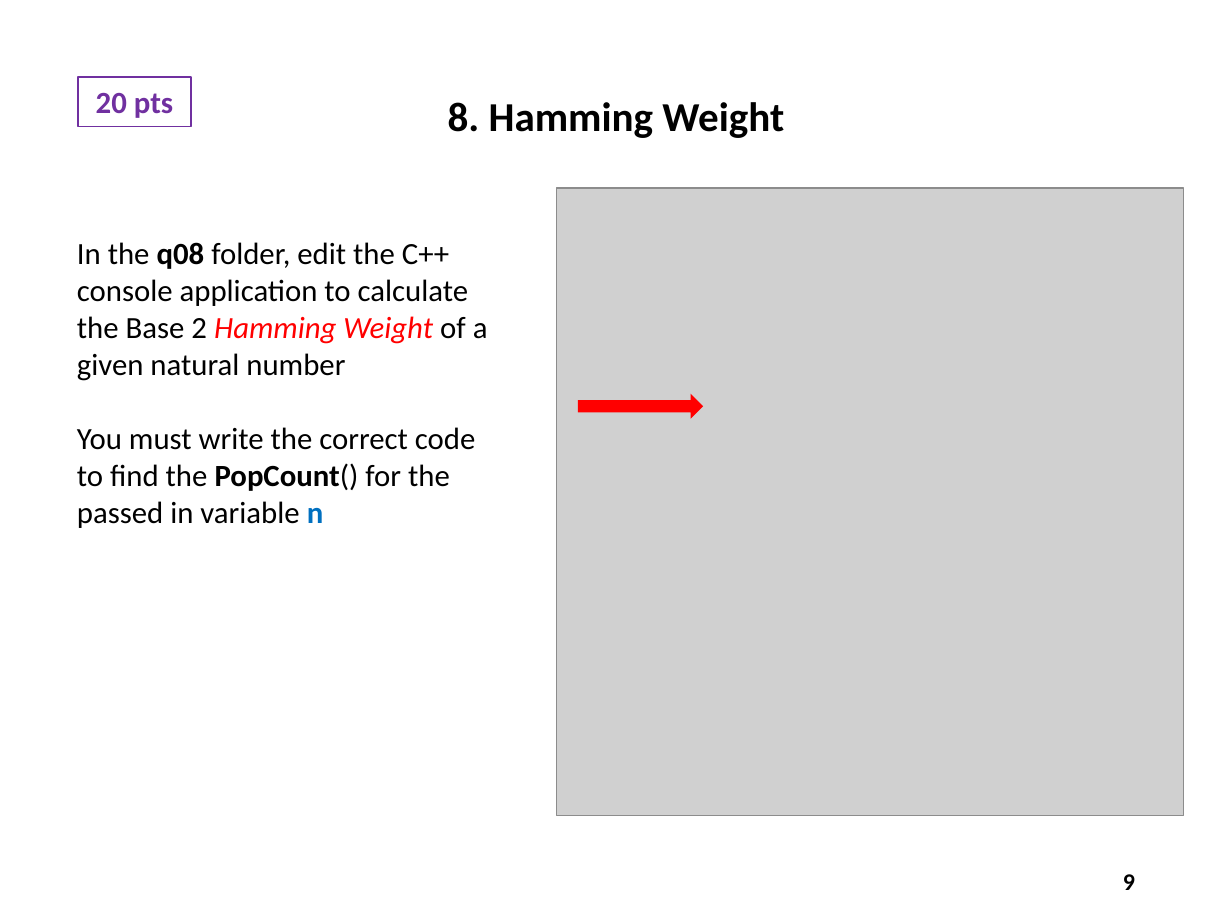
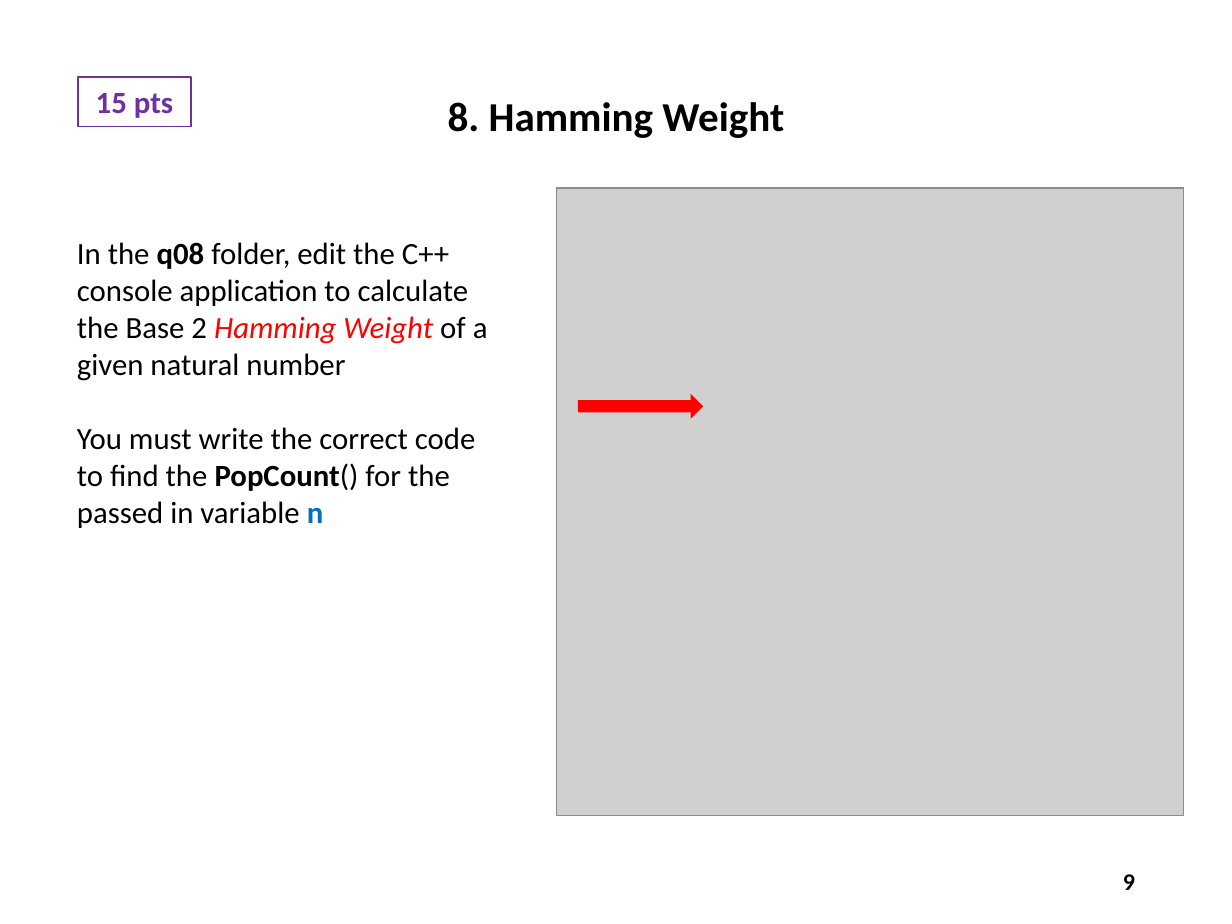
Before and after one commit to dbiersach/scicomp301-cpp-linux, a slide deck: slide 9 of exam1/Exam 1 Questions.pptx. Drawn at 1232x924 pixels with LibreOffice and Linux fonts; fonts in the diff are those of the drawing; grey boxes stand for pictures. Boxes give left, top, right and bottom in pixels: in the first picture for what was removed or moved away, otherwise in the second. Text is boxed around its words. In the diff, an @@ line names an element or a change of style, - is before the commit and + after.

```diff
--- a/exam1/Exam 1 Questions.pptx
+++ b/exam1/Exam 1 Questions.pptx
@@ text in rectangle at [96, 93, 173, 118]: text changed @@
-20 pts
+15 pts
```
Also in this commit, not shown: 1 other slide changed, 1 other file.
